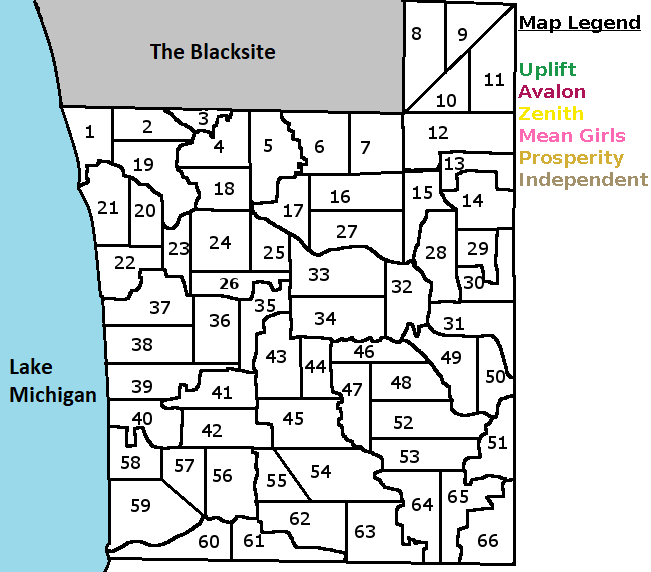
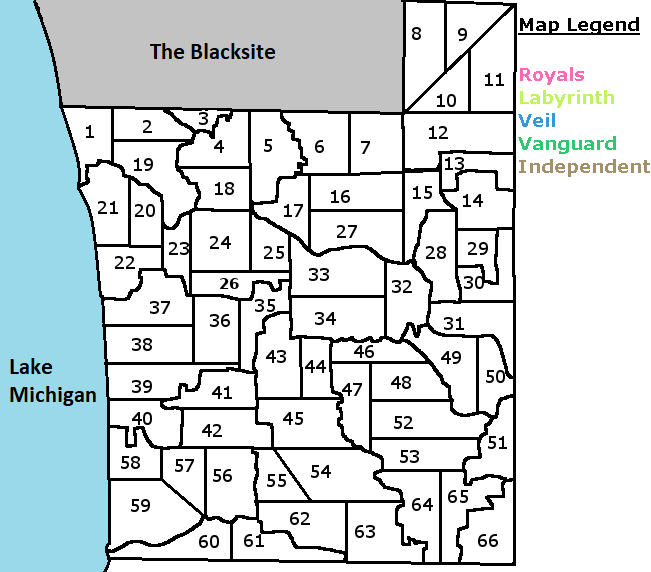
Before/after of a 651px x 572px layered artwork. What changed in the layer stack:
painted on "Map Legend ..." over box(518, 15, 650, 190)
